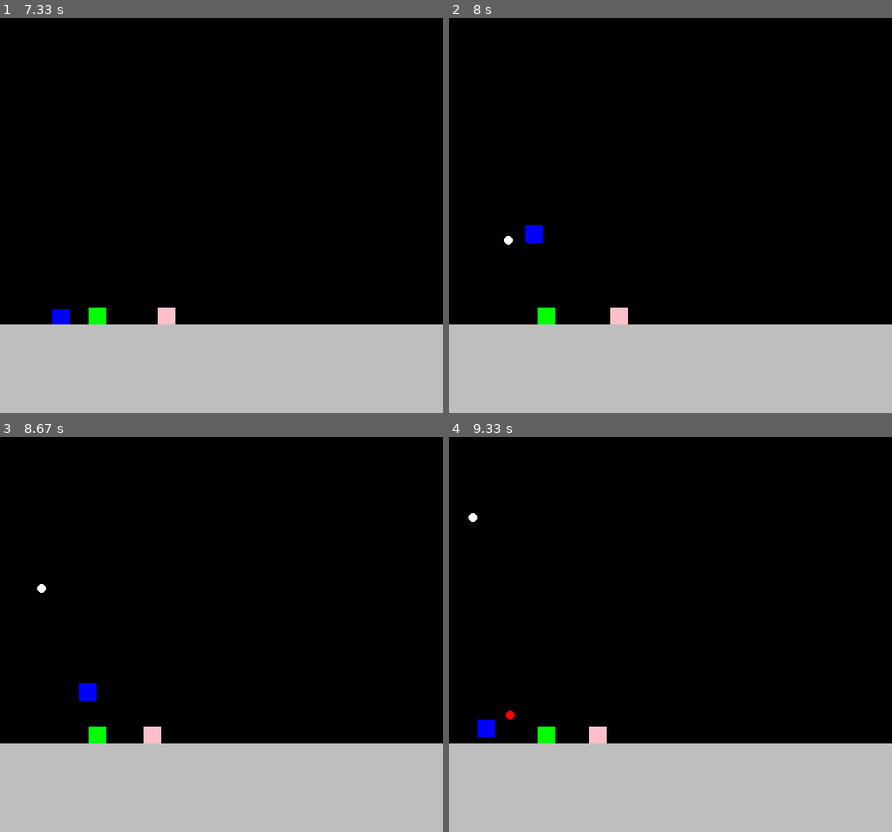
Above: before the commit, frames 1-4 (two rows, left to right).
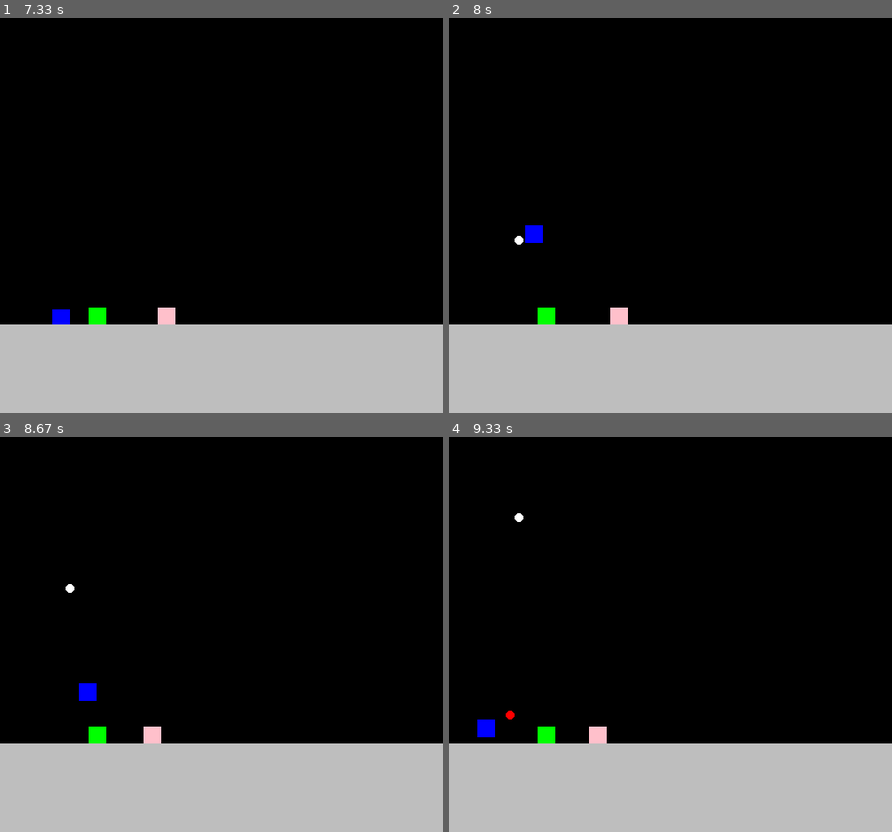
Above: after the commit, the same moments.

Repository: kmspofizre/pygame_project
Game: pygame game, started from pygame_pr_characters.py
The game is run twice, just before and just after one commit, with the same random seed, the same clock (stepped at 60 frames per second) and the same inputs.
Inputs (mouse positions are in pixels of both pictures, inside the frame that each line leads up to):
- Up to frame 1 (7.33 s): click (221, 191) at 0.38 s; hold Right 0.67-1.13 s; hold Right 1.17-1.63 s; tap Space at 1.23, 1.53, 1.73, 2.03, 2.3, 2.6, 2.73, 3.03, 3.4, 3.7, 3.9, 4.2, 4.4, 4.7, 4.9, 5.2, 5.47, 5.77, 5.9, 6.2, 6.57, 6.87, 7.07 s; hold Left 1.67-2.2 s; hold Left 2.23-2.63 s; hold Right 2.67-3.3 s; hold Left 3.33-3.8 s; hold Right 3.83-4.3 s; hold Right 4.33-4.8 s; hold Left 4.83-5.37 s; hold Left 5.4-5.8 s; hold Right 5.83-6.47 s; hold Left 6.5-6.97 s; hold Right from 7 s (still down)
- Up to frame 2 (8 s): tap Space at 7.37, 7.9 s; release Right at 7.47 s; click (511, 179) at 7.55 s; hold Right from 7.83 s (still down)
- Up to frame 3 (8.67 s): tap Space at 8.2, 8.4 s; release Right at 8.3 s; hold Left from 8.33 s (still down)
- Up to frame 4 (9.33 s): tap Space at 8.7, 8.97, 9.27 s; release Left at 8.87 s; hold Left 8.9-9.3 s

Frame 1 is identical in both runs. In frame 2, less than 0.1% of the frame differs, in the area x 12-17%, y 55-58%; in frame 3, less than 0.1%; in frame 4, less than 0.1%.

Commit message:
Исправил стрельбу вверх и вниз

Diff:
--- a/pygame_pr_characters.py
+++ b/pygame_pr_characters.py
@@ -201,7 +201,10 @@
             self.vy = 0
         else:
             self.vy = math.ceil(paths[1] / (hypot / 4))
-        self.vx = math.ceil(paths[0] / (hypot / 4))
+        if paths[0] <= 20:
+            self.vx = 0
+        else:
+            self.vx = math.ceil(paths[0] / (hypot / 4))
 
     def update(self):
         # пуля перемещается на произведение скорости и расстояния и при соприкосновении
